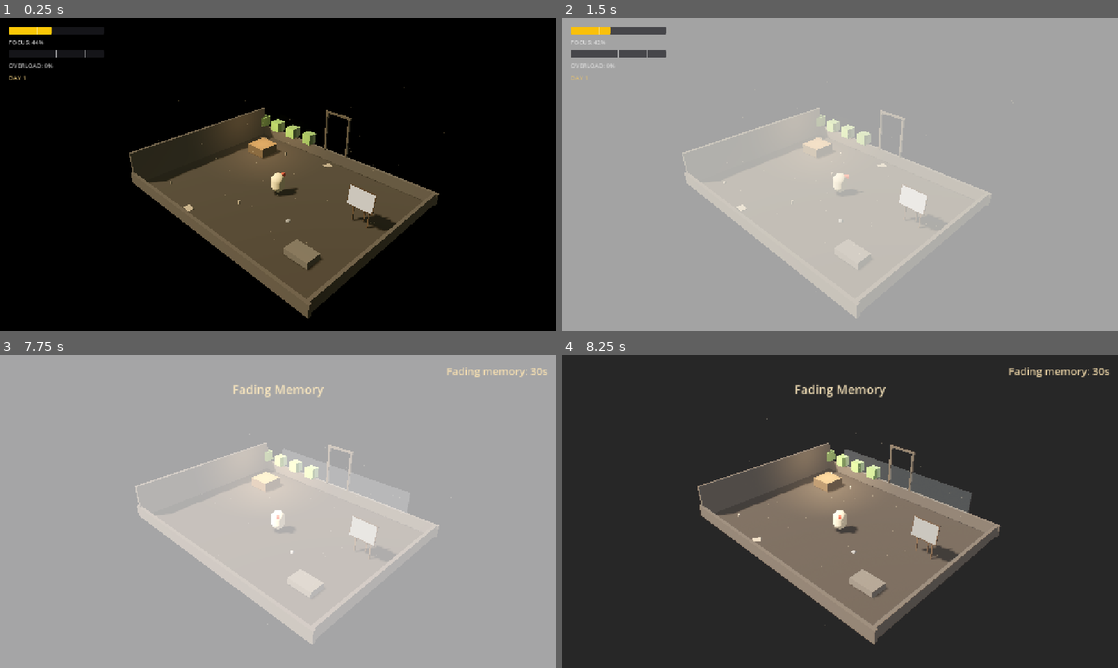
Above: before the commit, frames 1-4 (two rows, left to right).
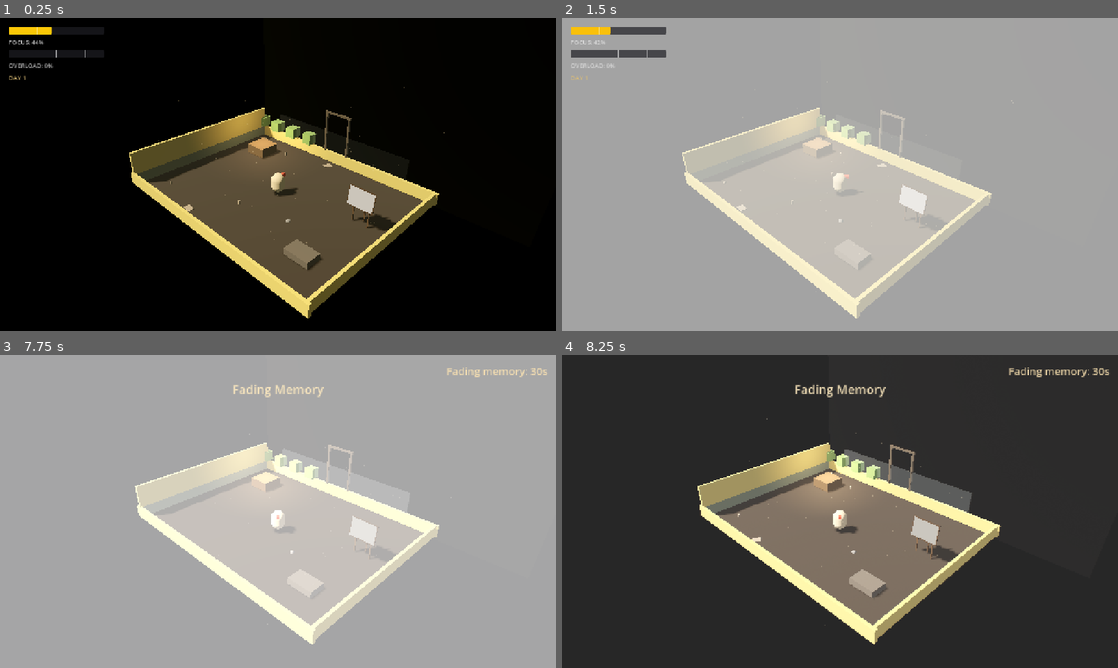
Above: after the commit, the same moments.

Repository: gustaveems/fleeting-utility
Game: Godot game, scene res://scenes/workspace.tscn
Two runs of this game, one before a commit and one after it. Both use one fixed random seed, a clock stepped at 60 frames per second and the inputs below. This scene is started directly instead of the project's main scene.
Inputs (mouse positions are in pixels of both pictures, inside the frame that each line leads up to):
- Up to frame 1 (0.25 s): no input
- Up to frame 2 (1.5 s): tap Enter at 0.5 s; move the mouse to (962, 158) at 0.52 s; hold D (move_east) 0.53-1.25 s; tap N (dev_dreamscape) at 0.6 s; click (962, 158) at 0.67 s; drag from (728, 190) to (812, 237) at 1.27 s
- Up to frame 3 (7.75 s): move the mouse to (333, 442) at 2.02 s; hold D (move_east) 2.03-2.75 s; tap E (interact) at 2.1, 6.6 s; tap R (dev_reset_entropy) at 2.75, 7.25 s; drag from (250, 574) to (111, 464) at 2.77 s; move the mouse to (444, 558) at 3.52 s; hold A (move_west) 3.53-4.25 s; tap T (dev_dump_entropy) at 3.6 s; drag from (111, 464) to (194, 433) at 4.27 s; move the mouse to (305, 511) at 5.02 s; hold S (move_south) 5.03-5.75 s; tap N (dev_dreamscape) at 5.1 s; click (305, 511) at 5.17 s; drag from (194, 433) to (166, 527) at 5.77 s; move the mouse to (400, 495) at 6.52 s; hold W (move_north) 6.53-7.25 s; drag from (166, 527) to (250, 574) at 7.27 s
- Up to frame 4 (8.25 s): move the mouse to (895, 442) at 8.02 s; hold S (move_south) from 8.03 s (still down); tap T (dev_dump_entropy) at 8.1 s

The runs differ from the first frame. In frame 1, 5.8% of the frame differs, in the area x 23-79%, y 28-96%; in frame 2, 3.6%; in frame 3, 5.2%; in frame 4, 5.8%.

Commit message:
feat: the apartment gets real art — his rigged body, textured room, tool-cart bench, cabinet, the block outside
The player's capsule becomes the rigged hero (scaled to the diorama, paced by his
speed; capsule kept as fallback). Concrete floor, plaster-over-dado walls, the
workbench is a Poly Haven tool cart inside the bench placeholder (ransack still
removes it), a painted cabinet, cigarette packs, and a brick block in shadow
right outside the window.

Co-Authored-By: Claude Opus 5.5 <noreply@anthropic.com>

Diff:
--- a/src/bootstrap/modules/player_module.gd
+++ b/src/bootstrap/modules/player_module.gd
@@ -6,6 +6,9 @@
 ## Tunneling safety clamp, inset past the wall faces. With free roam (2026-10-11 pivot)
 ## the WorkspaceBlockout wall colliders do the real containment.
 const WALL_INSET := 0.35
+## The apartment is a scaled diorama (walls 1.35 m, his collider 0.8 m): the rigged
+## hero is shrunk to match.
+const AVATAR_SCALE := 0.47
 
 
 func create(ctx: BootstrapContext) -> void:
@@ -45,3 +48,12 @@
 		+ Vector3(0.0, ctx.camera.framing_lift, 0.0)
 	)
 	ctx.camera.set_target(ctx.player)
+	# His real body: the rigged hero (shoulder bag and all), paced by his movement.
+	if StreetFigure.has_rig():
+		var avatar := StreetFigure.new()
+		avatar.name = "Avatar"
+		avatar.dress = StreetFigure.Dress.HERO
+		avatar.pose = StreetFigure.Pose.WALK
+		avatar.scale = Vector3.ONE * AVATAR_SCALE
+		avatar.follow = ctx.player
+		ctx.player.set_body_visual(avatar)
--- a/src/player/player_movement.gd
+++ b/src/player/player_movement.gd
@@ -169,6 +169,21 @@
 	_body_pivot.add_child(wedge)
 
 
+## Replace the placeholder capsule with a real body (the rigged hero, from the player
+## module). It rides the heading pivot, so it turns with him. The collider is untouched.
+func set_body_visual(visual: Node3D) -> void:
+	if _body_pivot == null:
+		return
+	for c in _body_pivot.get_children():
+		(c as Node3D).visible = false
+	_body_pivot.add_child(visual)
+
+
+## Horizontal speed in m/s (what a body animation should keep pace with).
+func planar_speed() -> float:
+	return Vector2(velocity.x, velocity.z).length()
+
+
 ## ----- MOVEMENT ------------------------------------------------------------------
 
 
--- a/src/presentation/street_figure.gd
+++ b/src/presentation/street_figure.gd
@@ -37,6 +37,8 @@
 ]
 ## Sitting clips put the pelvis at chair height above the root: drop the root to sit.
 const SIT_DROP := 0.47
+## The Walk clip's ground speed at full scale, m/s.
+const WALK_PACE := 1.4
 
 static var _rig_scene: PackedScene
 static var _rig_extra: AnimationLibrary
@@ -51,6 +53,9 @@
 var fight_target: Node3D
 ## Walk clip speed (1 = the clip's own pace); the hero walks briskly.
 var anim_speed: float = 1.0
+## When set, walks while this body moves and paces the clip to its speed (the player's
+## avatar in the apartment).
+var follow: PlayerMovement
 
 var _body: Node3D
 var _legs: Array[Node3D] = []
@@ -88,6 +93,10 @@
 func _process(delta: float) -> void:
 	_phase += delta
 	if _anim != null:
+		if follow != null:
+			var speed := follow.planar_speed()
+			moving = speed > 0.15
+			anim_speed = clampf(speed / (WALK_PACE * scale.x), 0.6, 2.5)
 		if pose == Pose.WALK:
 			_play(_walk_clip() if moving else "Idle")
 			_anim.speed_scale = anim_speed if moving else 1.0
@@ -172,6 +181,11 @@
 
 
 ## ----- RIGGED (Universal Animation Library) -------------------------------------------
+
+
+## True when the rigged mannequin pack is installed.
+static func has_rig() -> bool:
+	return _rig_available()
 
 
 static func _rig_available() -> bool:
--- a/src/presentation/workspace_blockout.gd
+++ b/src/presentation/workspace_blockout.gd
@@ -18,6 +18,15 @@
 
 const COLOR_FLOOR := Color(0.19, 0.17, 0.16)
 const COLOR_WALL := Color(0.28, 0.26, 0.25)
+## Look-dev palette (docs/references/notes.md, apartment): yellowed plaster over a
+## grey-green dado; the dado band's height.
+const COLOR_PLASTER := Color(0.78, 0.71, 0.42)
+const COLOR_DADO := Color(0.44, 0.48, 0.43)
+const DADO_HEIGHT := 0.42
+## Real props are full scale; the room is a diorama (walls 1.35 m, him 0.8 m).
+const PROP_SCALE := 0.47
+const KIT_TEX := "res://assets/third_party/quaternius_downtown/models/"
+
 const COLOR_BENCH := Color(0.42, 0.33, 0.24)
 const COLOR_WINDOW := Color(0.62, 0.68, 0.74)
 
@@ -47,9 +56,11 @@
 	if grid == null:
 		push_warning("WorkspaceBlockout: no WorkspaceGridData assigned, nothing built.")
 		return
+	_texture_surfaces()
 	_build_floor()
 	_build_walls()
 	_build_furniture_blocking()
+	_dress_room()
 
 
 func _build_floor() -> void:
@@ -152,6 +163,109 @@
 	add_child(body)
 
 
+## Real surfaces when the city kit is installed: worn concrete underfoot, plaster on the
+## walls (tinted to the palette). Triplanar, so boxes of any size tile cleanly.
+func _texture_surfaces() -> void:
+	if not ResourceLoader.exists(KIT_TEX + "T_Concrete_BaseColor.png"):
+		return
+	floor_material.albedo_texture = load(KIT_TEX + "T_Concrete_BaseColor.png")
+	floor_material.normal_enabled = true
+	floor_material.normal_texture = load(KIT_TEX + "T_Concrete_Normal.png")
+	floor_material.albedo_color = Color(0.82, 0.77, 0.69)
+	floor_material.uv1_triplanar = true
+	floor_material.uv1_scale = Vector3.ONE * 0.6
+
+
+## The wall material: plaster (or the dado's grey-green), textured if the kit is in.
+func _wall_mat(color: Color) -> StandardMaterial3D:
+	var m := _mat(color, 0.92)
+	if ResourceLoader.exists(KIT_TEX + "T_Concrete_BaseColor.png"):
+		m.albedo_texture = load(KIT_TEX + "T_Concrete_BaseColor.png")
+		m.normal_enabled = true
+		m.normal_texture = load(KIT_TEX + "T_Concrete_Normal.png")
+		m.normal_scale = 0.5
+		m.uv1_triplanar = true
+		m.uv1_scale = Vector3.ONE * 0.9
+	return m
+
+
+## Dress the room with real things (Poly Haven, CC0): the tool cart IS the workbench
+## (inside the bench placeholder, so the ransack still takes what you see), a painted
+## cabinet, cigarette packs; the dado band; and the neighbours' brick walls crammed
+## right outside the window (Downtown kit). Each step skips if its pack is missing.
+func _dress_room() -> void:
+	var half_x := float(grid.width_cells) * grid.cell_size * 0.5
+	var half_z := float(grid.depth_cells) * grid.cell_size * 0.5
+	# Plaster walls over a grey-green dado (west and north, the walls you see whole).
+	for wall in get_children():
+		if wall is MeshInstance3D and str(wall.name).begins_with("Wall"):
+			(wall as MeshInstance3D).material_override = _wall_mat(COLOR_PLASTER)
+	var dado := _wall_mat(COLOR_DADO)
+	var band := _box(
+		"DadoWest",
+		Vector3(0.02, DADO_HEIGHT, half_z * 2.0),
+		Vector3(-half_x + wall_thickness * 0.5 + 0.01, DADO_HEIGHT * 0.5, 0),
+		COLOR_DADO
+	)
+	band.material_override = dado
+	add_child(band)
+	# The workbench: a steel tool cart, stretched to the worktop's footprint and height.
+	var cart := CityKit.prop(
+		CityKit.polyhaven("tool_cart"), bench_placeholder, Vector3(0, -0.21, 0), 90.0, 0.0
+	)
+	if cart != null:
+		cart.scale = Vector3(0.75, PROP_SCALE, 1.27)
+		bench_placeholder.mesh = null
+	var cabinet := CityKit.prop(
+		CityKit.polyhaven("painted_wooden_cabinet"),
+		self,
+		Vector3(-half_x + 0.25, 0, 1.2),
+		90.0,
+		0.0
+	)
+	if cabinet != null:
+		cabinet.scale = Vector3.ONE * PROP_SCALE
+	var rng := RandomNumberGenerator.new()
+	rng.seed = 14
+	for k in 5:
+		var at := Vector3(
+			rng.randf_range(-half_x + 0.6, half_x - 0.6),
+			0.0,
+			rng.randf_range(-half_z + 0.6, half_z - 0.6)
+		)
+		var pack := CityKit.prop(
+			CityKit.polyhaven("cigarette_pack"), self, at, rng.randf_range(0, 360), 0.0
+		)
+		if pack != null:
+			pack.scale = Vector3.ONE * 0.8
+			pack.rotation_degrees.x = 90.0
+	# Outside the window: the next block, an arm's length away.
+	var outside := Node3D.new()
+	outside.name = "Neighbours"
+	outside.position = Vector3(0, -2.0, -half_z - 3.0)
+	outside.scale = Vector3.ONE * PROP_SCALE
+	add_child(outside)
+	var kit := CityKit.new()
+	kit.facade(Vector3(-16, 0, 0), Vector3.BACK, 16, 6, CityKit.Style.BRICK, 77)
+	kit.build(outside)
+	# In shadow: the gap between the blocks gets no direct light.
+	for mm in outside.get_children():
+		(mm as GeometryInstance3D).cast_shadow = GeometryInstance3D.SHADOW_CASTING_SETTING_OFF
+		(mm as GeometryInstance3D).transparency = 0.0
+	var gloom := StandardMaterial3D.new()
+	gloom.albedo_color = Color(0.0, 0.0, 0.0, 0.45)
+	gloom.transparency = BaseMaterial3D.TRANSPARENCY_ALPHA
+	gloom.shading_mode = BaseMaterial3D.SHADING_MODE_UNSHADED
+	var veil := MeshInstance3D.new()
+	veil.name = "AlleyGloom"
+	var quad := QuadMesh.new()
+	quad.size = Vector2(half_x * 2.0 + 6.0, 12.0)
+	veil.mesh = quad
+	veil.material_override = gloom
+	veil.position = Vector3(0, 4.0, -half_z - 2.9)
+	add_child(veil)
+
+
 ## Two props that define the playable footprint: the crafting bench (Ticket-03 will hang
 ## its interaction grid off the cell it occupies) and a cot. Everything else in the room
 ## is empty floor, which is the point — the space is leased and minimal.
